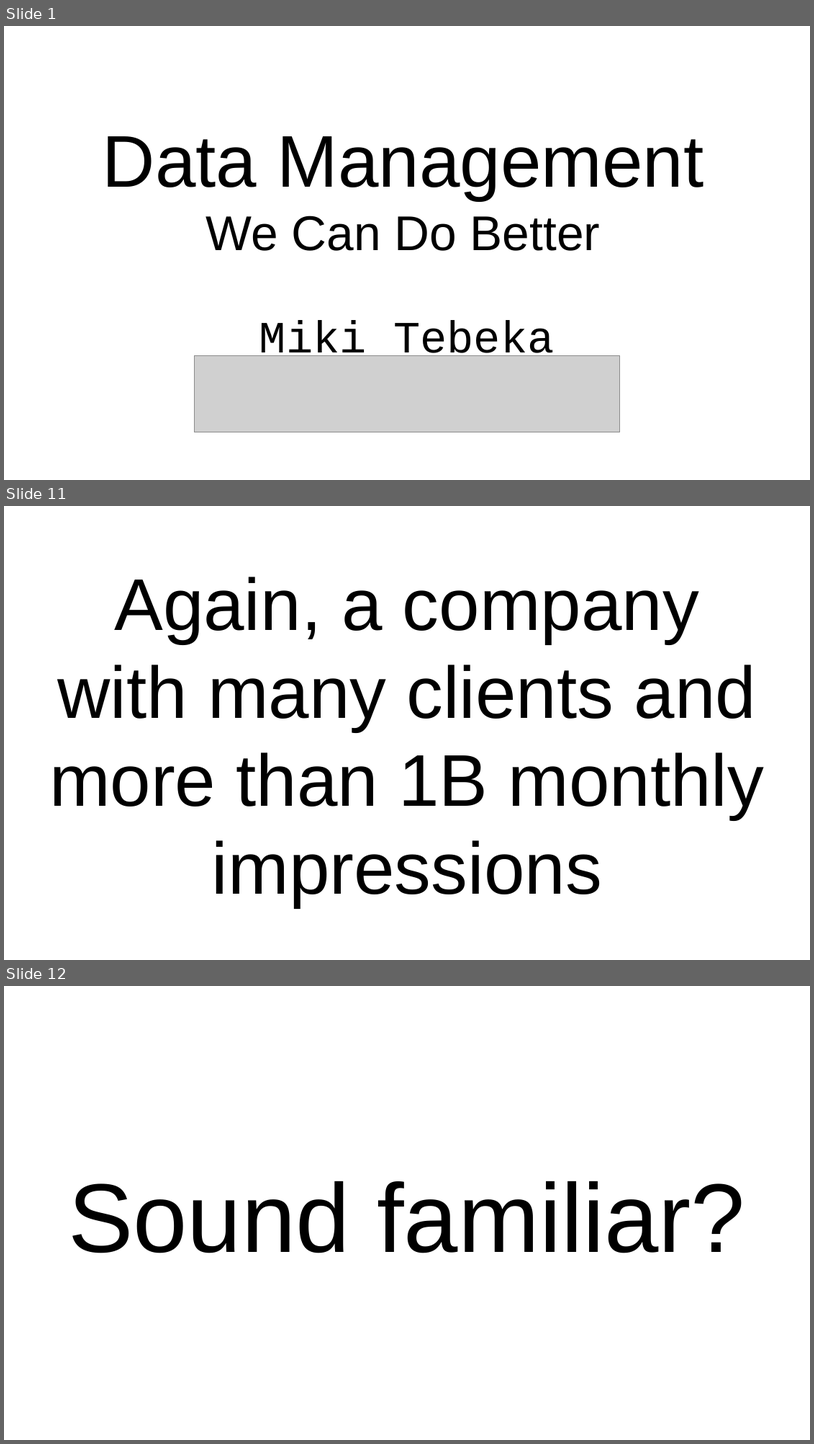
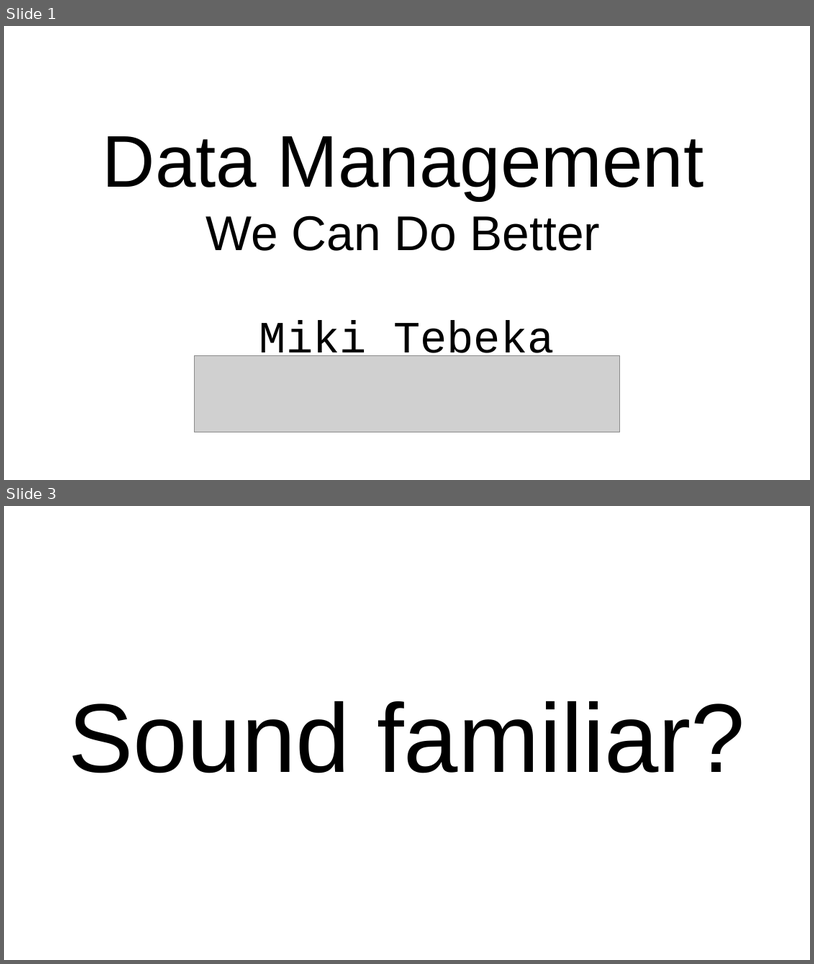
Before and after one commit to tebeka/talks, a slide deck: data-management/data-management.odp. Shown one above the other, each under a label of ours: slides 1, 11 and 12 before the commit, slides 1 and 3 after it; the slides between them are not shown. The pictures are 814x1444 and 814x964 pixels, drawn with LibreOffice and Linux fonts; fonts in the diff are those of the drawing; grey boxes stand for pictures. Boxes give left, top, right and bottom in pixels: in the first picture for what was removed or moved away, otherwise in the second. Text is boxed around its words. In the diff, an @@ line names an element or a change of style, - is before the commit and + after.

```diff
--- a/data-management/data-management.odp
+++ b/data-management/data-management.odp
@@ slide 11 removed at [4,506,810,960], background #FFFFFF @@
@@ title removed at [49,577,765,907] @@
-Again, a company with many clients and more than 1B monthly impressions
@@ what was slide 12 is now slide 3 @@
```
Also in this commit, not shown: 4 slides changed, 2 slides added, 9 other slides removed.
